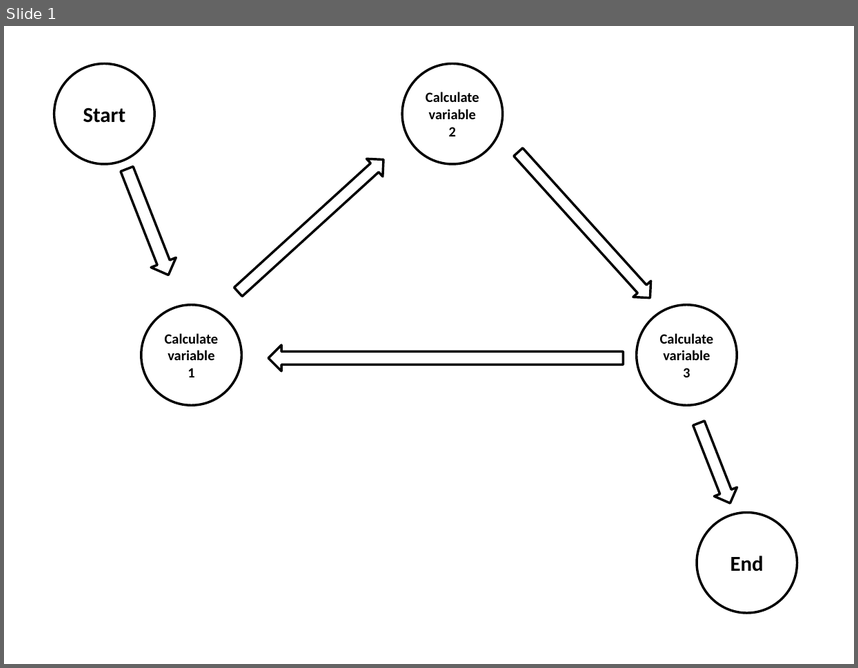
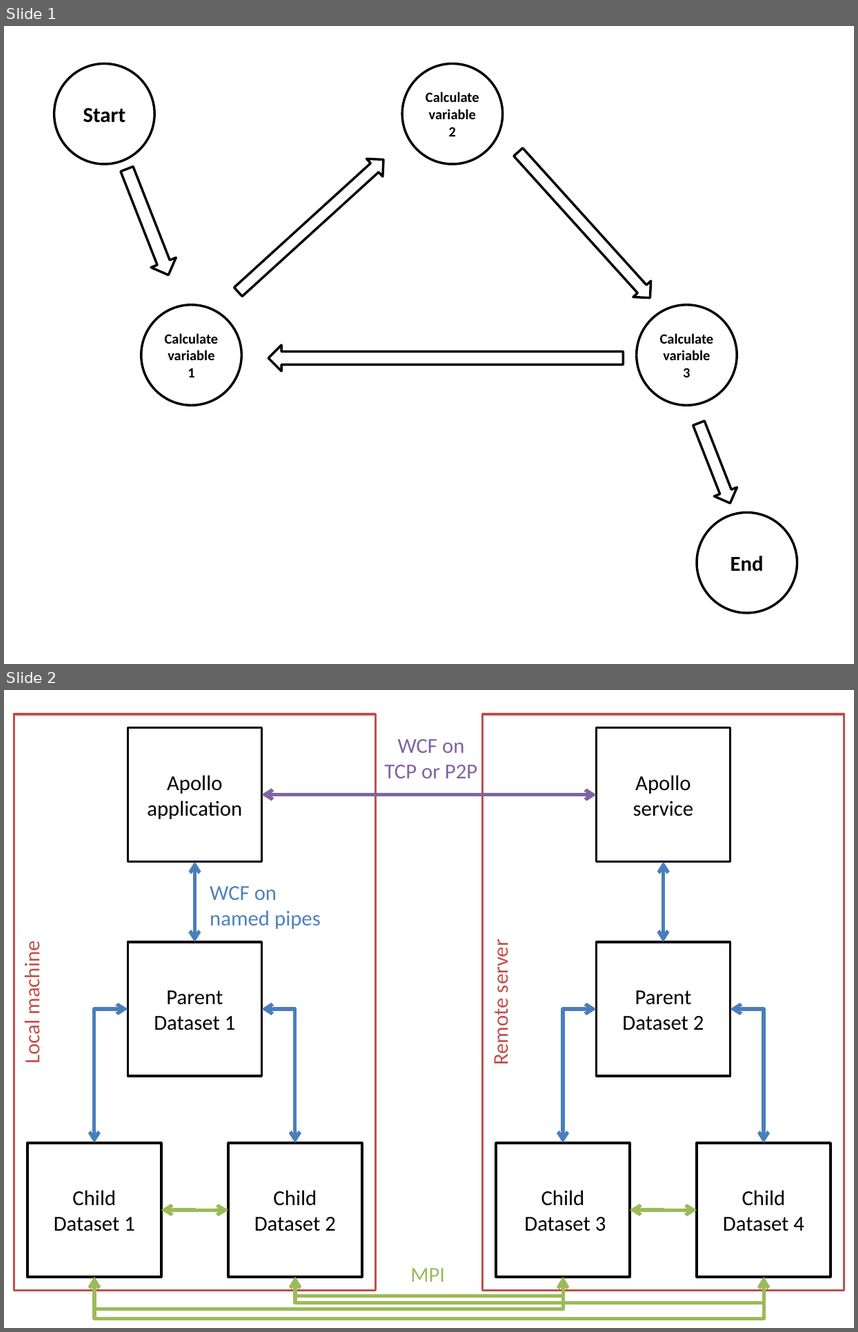
Before and after one commit to pvandervelde/Apollo, a slide deck: modules/core/design/project/Project images.pptx. Shown one above the other, each under a label of ours: slide 1 before the commit, slides 1 and 2 after it. The pictures are 858x668 and 858x1332 pixels, drawn with LibreOffice and Linux fonts; fonts in the diff are those of the drawing. Boxes give left, top, right and bottom in pixels: in the first picture for what was removed or moved away, otherwise in the second. Text is boxed around its words. In the diff, an @@ line names an element or a change of style, - is before the commit and + after.

```diff
--- a/modules/core/design/project/Project images.pptx
+++ b/modules/core/design/project/Project images.pptx
@@ slide 2 added at (4,690,854,1328), background #FFFFFF @@
@@ rectangle added at (14,715,375,1290), outline #C0504D 2 pt, 18 pt, text #C0504D @@
+Local machine
@@ rectangle added at (128,727,261,861), outline #000000 2 pt, 18 pt, text #000000 @@
+Apollo application
@@ rectangle added at (483,715,844,1290), outline #C0504D 2 pt, 18 pt, text #C0504D @@
+Remote server
@@ rectangle added at (597,727,730,861), outline #000000 2 pt, 18 pt, text #000000 @@
+Apollo service
@@ text added at (384,739,477,778), 18 pt, text #8064A2 @@
+WCF on
+TCP or P2P
@@ elbow double arrow added from (261, 795) to (597, 795), #8064A2 3 pt @@
@@ elbow double arrow added from (194, 862) to (194, 942), #4B7EBC 3 pt @@
@@ elbow double arrow added from (664, 862) to (664, 942), #4B7EBC 3 pt @@
@@ text added at (210,886,321,929), 18 pt, text #4F81BD @@
+WCF on
+named pipes
@@ rectangle added at (128,942,261,1075), outline #000000 2 pt, 18 pt, text #000000 @@
+Parent Dataset 1
@@ rectangle added at (597,942,730,1075), outline #000000 2 pt, 18 pt, text #000000 @@
+Parent Dataset 2
@@ elbow double arrow added from (128, 1009) to (94, 1142), #4B7EBC 3 pt @@
@@ elbow double arrow added from (261, 1009) to (296, 1142), #4B7EBC 3 pt @@
@@ elbow double arrow added from (597, 1009) to (562, 1142), #4B7EBC 3 pt @@
@@ elbow double arrow added from (730, 1009) to (764, 1142), #4B7EBC 3 pt @@
@@ rectangle added at (27,1142,161,1276), outline #000000 2 pt, 18 pt, text #000000 @@
+Child
+Dataset 1
@@ rectangle added at (228,1142,362,1276), outline #000000 2 pt, 18 pt, text #000000 @@
+Child
+Dataset 2
@@ rectangle added at (496,1142,630,1276), outline #000000 2 pt, 18 pt, text #000000 @@
+Child
+Dataset 3
@@ rectangle added at (697,1142,831,1276), outline #000000 2 pt, 18 pt, text #000000 @@
+Child
+Dataset 4
@@ elbow double arrow added from (161, 1210) to (228, 1210), #9BBB59 3 pt @@
@@ elbow double arrow added from (630, 1210) to (697, 1210), #9BBB59 3 pt @@
@@ text added at (410,1268,445,1281), 18 pt, text #9BBB59 @@
+MPI
@@ elbow double arrow added from (94, 1276) to (764, 1276), #9BBB59 3 pt @@
@@ elbow double arrow added from (94, 1276) to (564, 1276), #9BBB59 3 pt @@
@@ elbow double arrow added from (296, 1276) to (564, 1276), #9BBB59 3 pt @@
@@ elbow double arrow added from (296, 1276) to (764, 1276), #9BBB59 3 pt @@
```
Also in this commit, not shown: 12 other files.
